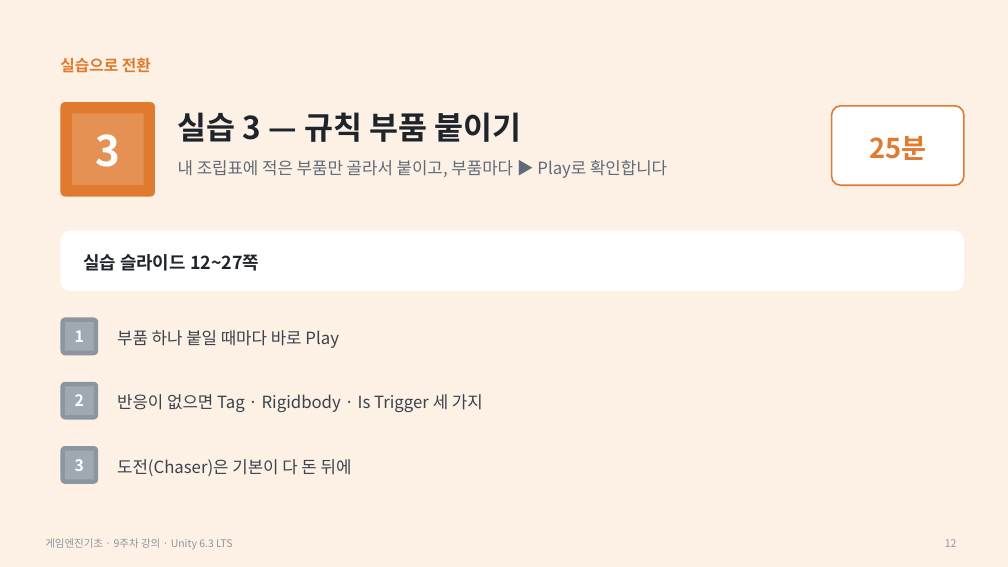
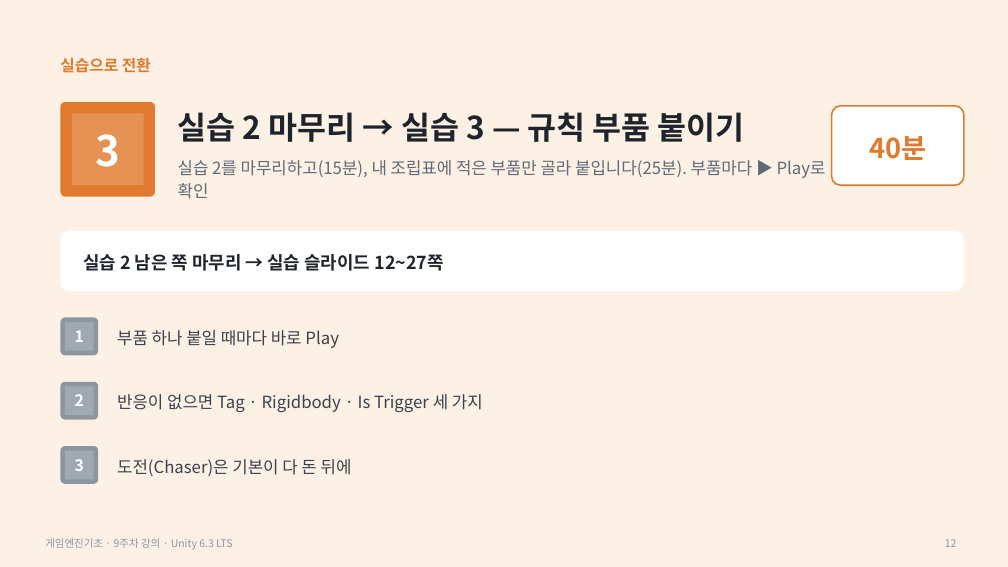
Before and after one commit to iplay-garden/game-engine-basics, a slide deck: slide 12 of 9주차/한국어/게임엔진기초_9주차_오프라인_강의슬라이드.pptx. Drawn at 1008x567 pixels with LibreOffice and Linux fonts; fonts in the diff are those of the drawing. Boxes give left, top, right and bottom in pixels: in the first picture for what was removed or moved away, otherwise in the second. Text is boxed around its words. In the diff, an @@ line names an element or a change of style, - is before the commit and + after.

```diff
--- a/9주차/한국어/게임엔진기초_9주차_오프라인_강의슬라이드.pptx
+++ b/9주차/한국어/게임엔진기초_9주차_오프라인_강의슬라이드.pptx
@@ text at (x1=178, y1=112, x2=745, y2=142): text changed @@
-실습 3 — 규칙 부품 붙이기
+실습 2 마무리 → 실습 3 — 규칙 부품 붙이기
@@ text at (x1=869, y1=136, x2=926, y2=160): text changed @@
-25분
+40분
@@ text at (x1=178, y1=160, x2=826, y2=199): text changed @@
-내 조립표에 적은 부품만 골라서 붙이고, 부품마다 ▶ Play로 확인합니다
+실습 2를 마무리하고(15분), 내 조립표에 적은 부품만 골라 붙입니다(25분). 부품마다 ▶ Play로 확인
@@ text at (x1=83, y1=254, x2=444, y2=271): text changed @@
-실습 슬라이드 12~27쪽
+실습 2 남은 쪽 마무리 → 실습 슬라이드 12~27쪽
```
Also in this commit, not shown: 4 other slides changed, 2 other files.
